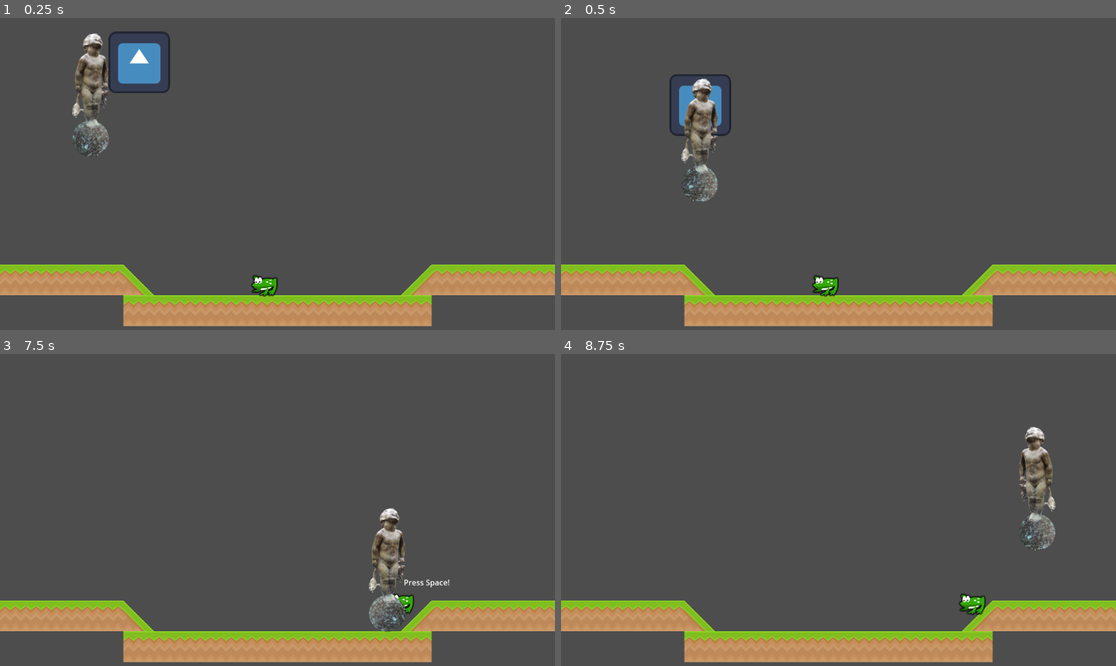
Above: before the commit, frames 1-4 (two rows, left to right).
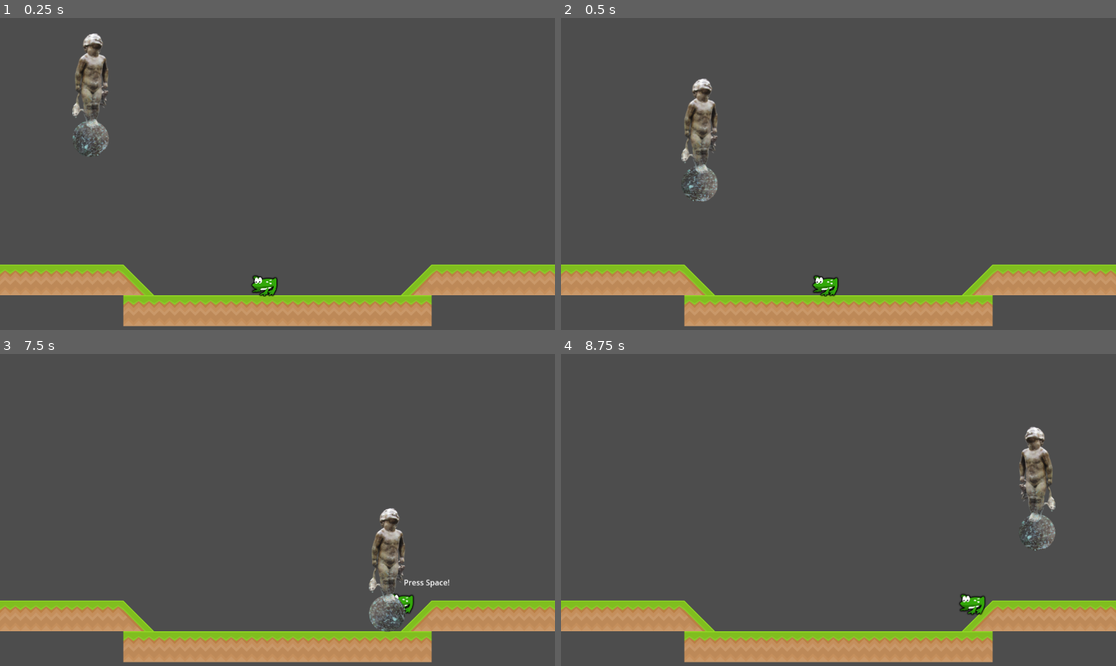
Above: after the commit, the same moments.

Repository: bsu-cs315/midsemester-jam-wright
Game: Godot game, scene res://world/world.tscn
The game is run twice, just before and just after one commit, with the same random seed, the same clock (stepped at 60 frames per second) and the same inputs. The engine's default icon, where the game draws it, is replaced by a stand-in: a white triangle on a blue panel in a dark square.
Inputs:
- Up to frame 1 (0.25 s): no input
- Up to frame 2 (0.5 s): no input
- Up to frame 3 (7.5 s): hold D (move_right) 0.53-2.03 s; tap Space (mash) every 0.75 s from 0.6 to 7.35 s; tap W (jump) at 0.77, 1.52, 3.02, 3.77, 4.52, 6.02, 6.77 s; hold Left (move_left) 2.03-2.78 s; hold D (move_right) 2.78-4.28 s; hold Left (move_left) 4.28-5.03 s; hold D (move_right) 5.03-5.78 s; hold Left (move_left) 5.78-7.28 s; hold D (move_right) from 7.28 s (still down)
- Up to frame 4 (8.75 s): keep holding D (move_right); tap W (jump) at 7.52 s; tap Space (mash) at 8.1 s

The runs differ from the first frame. In frame 1, 1.3% of the frame differs, in the area x 19-31%, y 4-25%; in frame 2, 0.7%; in frame 3, less than 0.1%; in frame 4, less than 0.1%.

Commit message:
Remove the unused falling object

Diff:
--- a/project4/world/world.tscn
+++ b/project4/world/world.tscn
@@ -1,10 +1,9 @@
-[gd_scene load_steps=14 format=3 uid="uid://n8h7c6qrmd4b"]
+[gd_scene load_steps=12 format=3 uid="uid://n8h7c6qrmd4b"]
 
 [ext_resource type="Texture2D" uid="uid://b1ufnccwn5ibk" path="res://world/grassMid.png" id="1_jjb0s"]
 [ext_resource type="Script" path="res://world/world.gd" id="1_uhjdc"]
 [ext_resource type="Texture2D" uid="uid://ctx87jyjpjgxv" path="res://world/grassHill_left.png" id="2_gvjo8"]
 [ext_resource type="Texture2D" uid="uid://c8jplh0j12egs" path="res://world/grassHill_right.png" id="3_n54oa"]
-[ext_resource type="Texture2D" uid="uid://cyigmsxmj14lk" path="res://icon.svg" id="4_raxt6"]
 [ext_resource type="PackedScene" uid="uid://cfw7l33k4wiw" path="res://frog/frog.tscn" id="5_47i2b"]
 [ext_resource type="PackedScene" uid="uid://wp70152thk74" path="res://frog_baby/frog_baby.tscn" id="6_lw11w"]
 [ext_resource type="AudioStream" uid="uid://cij6cata2lgq5" path="res://world/world_music.ogg" id="8_621pn"]
@@ -41,9 +40,6 @@
 sources/1 = SubResource("TileSetAtlasSource_hy8es")
 sources/2 = SubResource("TileSetAtlasSource_pmwtg")
 
-[sub_resource type="CircleShape2D" id="CircleShape2D_2lwyd"]
-radius = 76.3692
-
 [node name="World" type="Node2D"]
 script = ExtResource("1_uhjdc")
 
@@ -51,18 +47,6 @@
 tile_set = SubResource("TileSet_k76m7")
 format = 2
 layer_0/tile_data = PackedInt32Array(524288, 0, 0, 524289, 0, 0, 524290, 0, 0, 524291, 0, 0, 589828, 0, 0, 589829, 0, 0 …(415 unchanged characters)…
-
-[node name="FallingObject" type="RigidBody2D" parent="."]
-position = Vector2(225, 0)
-
-[node name="CollsionCircle" type="CollisionShape2D" parent="FallingObject"]
-position = Vector2(59.5, 55)
-shape = SubResource("CircleShape2D_2lwyd")
-
-[node name="GodotIcon" type="TextureRect" parent="FallingObject"]
-offset_right = 40.0
-offset_bottom = 40.0
-texture = ExtResource("4_raxt6")
 
 [node name="Frog" parent="." instance=ExtResource("5_47i2b")]
 position = Vector2(547, 519)
